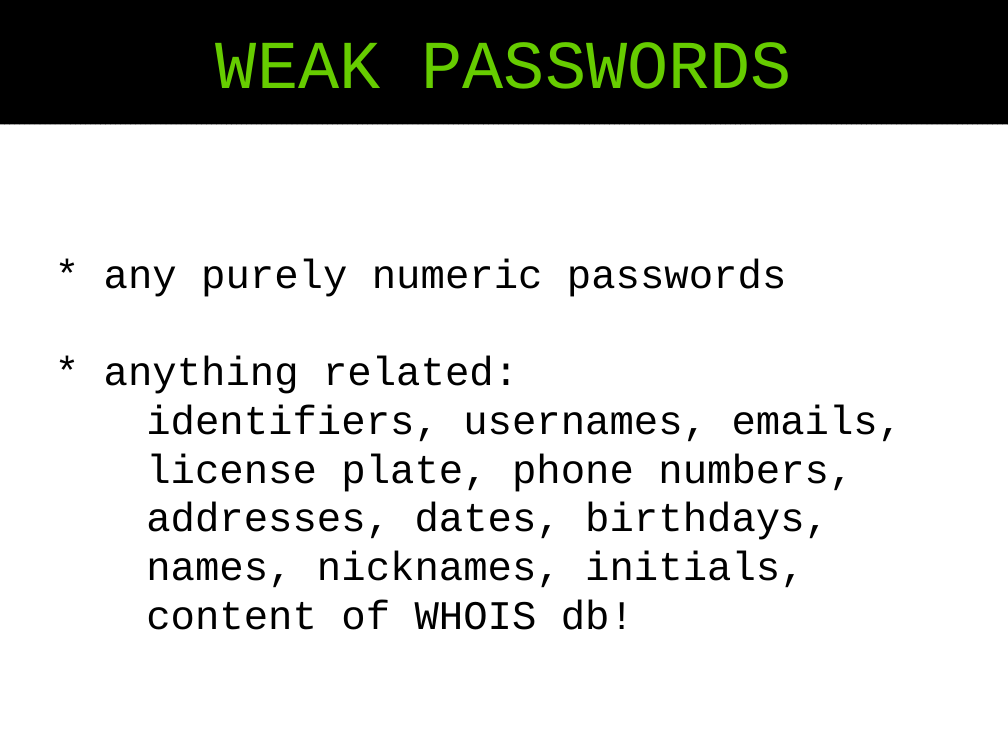
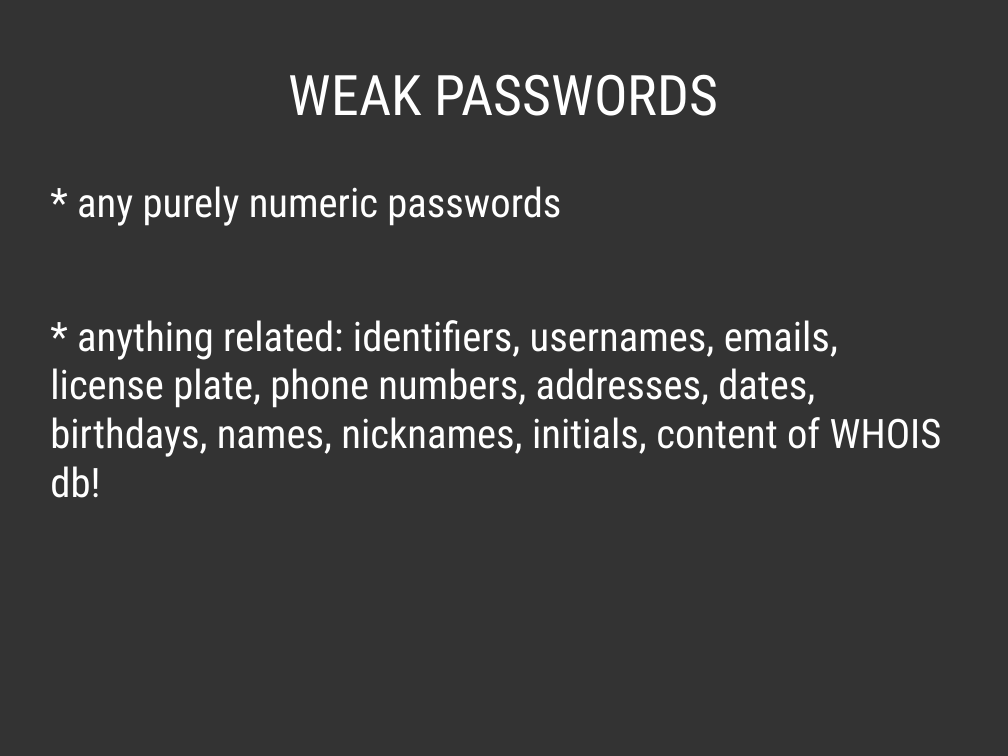
Before and after one commit to pjackowski/presentations, a slide deck: slide 22 of 04-password-security/04-password-security-slides-friday-lolz-01.odp (slide 21 before the commit). Drawn at 1008x756 pixels with LibreOffice and Linux fonts; fonts in the diff are those of the drawing. Boxes give left, top, right and bottom in pixels: in the first picture for what was removed or moved away, otherwise in the second. Text is boxed around its words. In the diff, an @@ line names an element or a change of style, - is before the commit and + after.

```diff
--- a/04-password-security/04-password-security-slides-friday-lolz-01.odp
+++ b/04-password-security/04-password-security-slides-friday-lolz-01.odp
@@ background #FFFFFF to #333333 @@
@@ title "WEAK PASSWORDS": place and size @@
-title "WEAK PASSWORDS" at (0,0,1008,124)
+title "WEAK PASSWORDS" at (289,74,719,116)
@@ title "WEAK PASSWORDS" at (289,74,719,116): size 54 to 44 pt, font Courier New to Roboto Condensed, text colour #66CC00 to #FFFFFF; fill pattern #000000 on #000000 to none @@
@@ text "* any purely numeric passwords": place and size @@
-text "* any purely numeric passwords" at (104,258,903,630)
+text "* any purely numeric passwords" at (50,186,942,498)
@@ text "* any purely numeric passwords" at (50,186,942,498): vertical alignment middle to top @@
@@ text at (77,186,561,226): font Courier New to Roboto Condensed, text colour #000000 to #FFFFFF in "* any purely numeric passwords"; more space between paragraphs @@
@@ text at (50,320,942,498): text changed; font Courier New to Roboto Condensed; text colour #000000 to #FFFFFF @@
-* anything related:
-identifiers, usernames, emails,
-license plate, phone numbers,
-addresses, dates, birthdays,
-names, nicknames, initials,
-content of WHOIS db!
+* anything related: identifiers, usernames, emails, license plate, phone numbers, addresses, dates, birthdays, names, nicknames, initials, content of WHOIS db!
```
Also in this commit, not shown: 35 other slides changed, 4 slides added, 4 slides removed, 5 other files.
